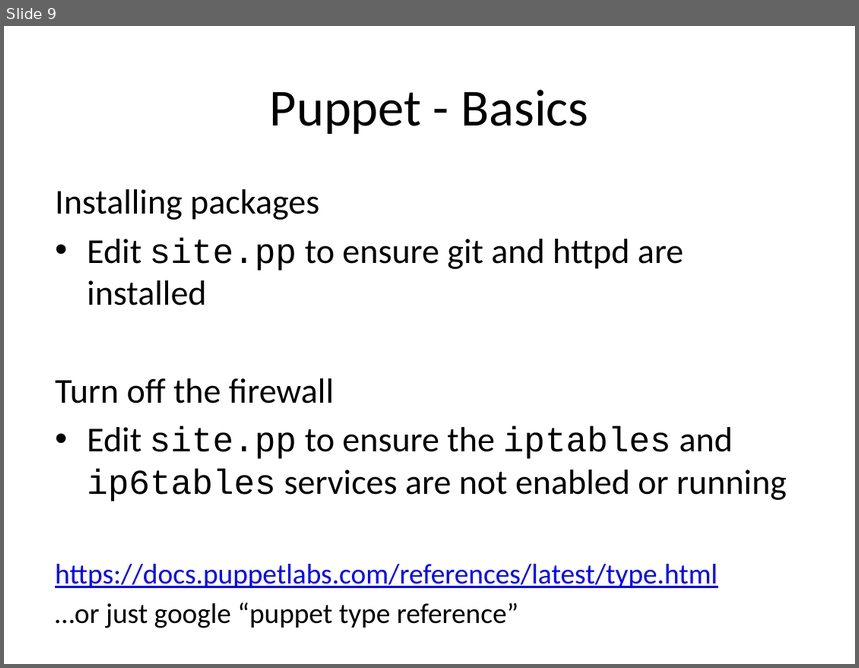
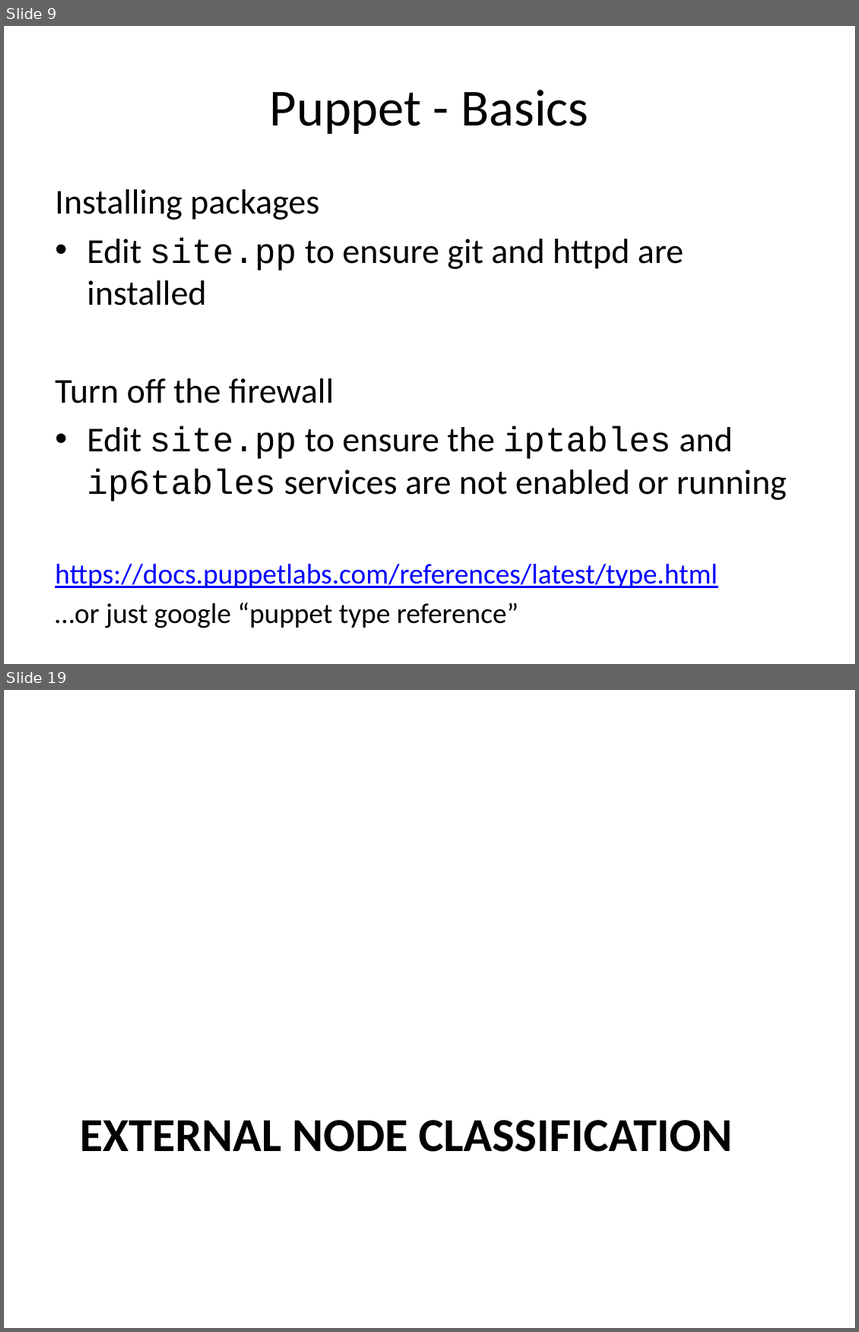
Before and after one commit to andeemarks/xconf-sydney-2014-workshops, a slide deck: 01-provision/xconf-sydney-2014-provision.pptx. Shown one above the other, each under a label of ours: slide 9 before the commit, slides 9 and 19 after it; the slides between them are not shown. The pictures are 859x668 and 859x1332 pixels, drawn with LibreOffice and Linux fonts; fonts in the diff are those of the drawing. Boxes give left, top, right and bottom in pixels: in the first picture for what was removed or moved away, otherwise in the second. Text is boxed around its words. In the diff, an @@ line names an element or a change of style, - is before the commit and + after.

```diff
--- a/01-provision/xconf-sydney-2014-provision.pptx
+++ b/01-provision/xconf-sydney-2014-provision.pptx
@@ slide 19 added at bbox=[4, 690, 855, 1328], background #FFFFFF @@
@@ title added at bbox=[80, 1120, 733, 1152], 40 pt, text #000000, bold @@
+EXTERNAL NODE CLASSIFICATION
```
Also in this commit, not shown: 1 slide changed, 8 other slides added.
